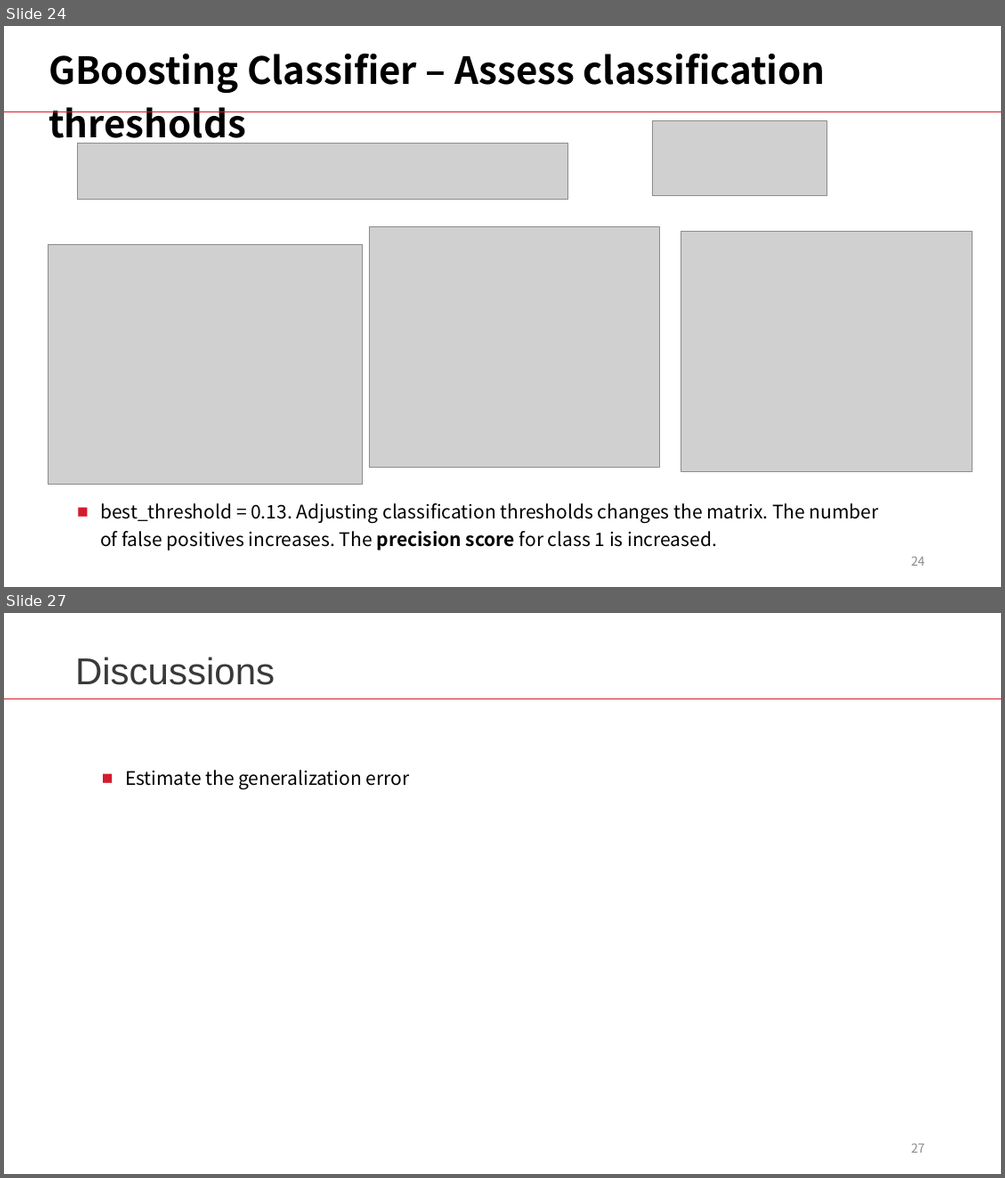
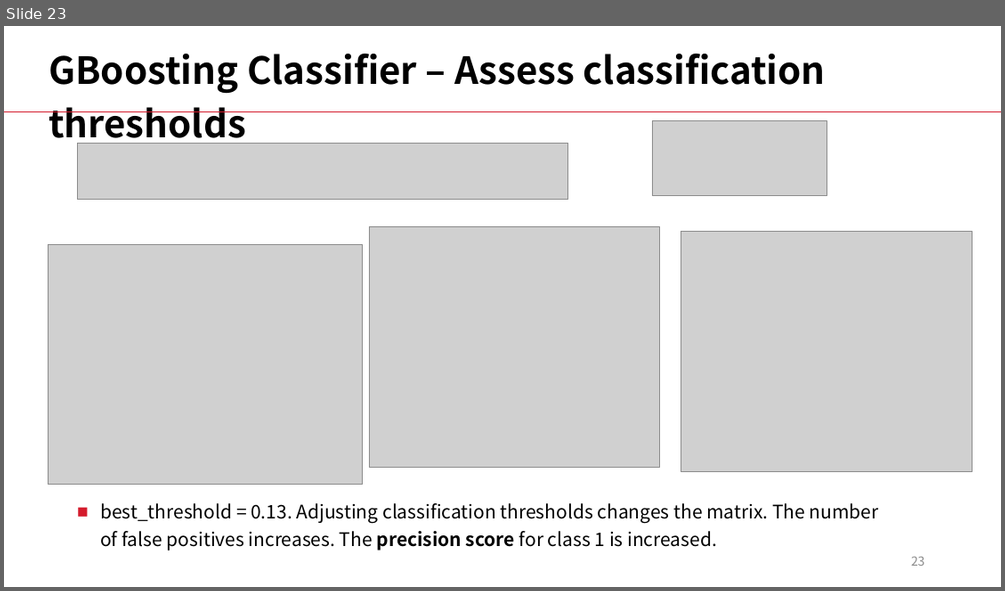
Before and after one commit to LiyangSong/Advertisement-CTR-Prediction, a slide deck: submissions/phase3/stepvi.pptx. Shown one above the other, each under a label of ours: slides 24 and 27 before the commit, slide 23 after it; the slides between them are not shown. The pictures are 1005x1178 and 1005x591 pixels, drawn with LibreOffice and Linux fonts; fonts in the diff are those of the drawing; grey boxes stand for pictures. Boxes give left, top, right and bottom in pixels: in the first picture for what was removed or moved away, otherwise in the second. Text is boxed around its words. In the diff, an @@ line names an element or a change of style, - is before the commit and + after.

```diff
--- a/submissions/phase3/stepvi.pptx
+++ b/submissions/phase3/stepvi.pptx
@@ slide 27 removed at (x1=4, y1=613, x2=1001, y2=1174), background #FFFFFF @@
@@ text removed at (x1=75, y1=657, x2=275, y2=685) @@
-Discussions
@@ rectangle removed at (x1=4, y1=698, x2=1001, y2=699) @@
@@ text removed at (x1=125, y1=770, x2=410, y2=790) @@
-■ Estimate the generalization error
@@ page number removed at (x1=911, y1=1143, x2=925, y2=1152) @@
-27
@@ what was slide 24 is now slide 23 @@
@@ page number at (x1=911, y1=556, x2=925, y2=565): text changed @@
-24
+23
```
Also in this commit, not shown: 1 slide changed, 2 other slides removed, 1 other file.
